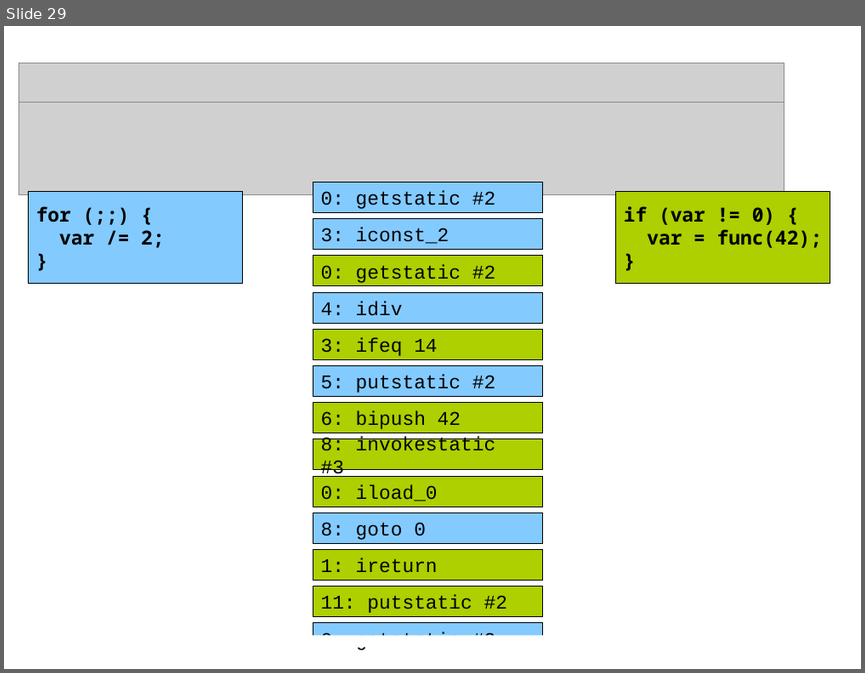
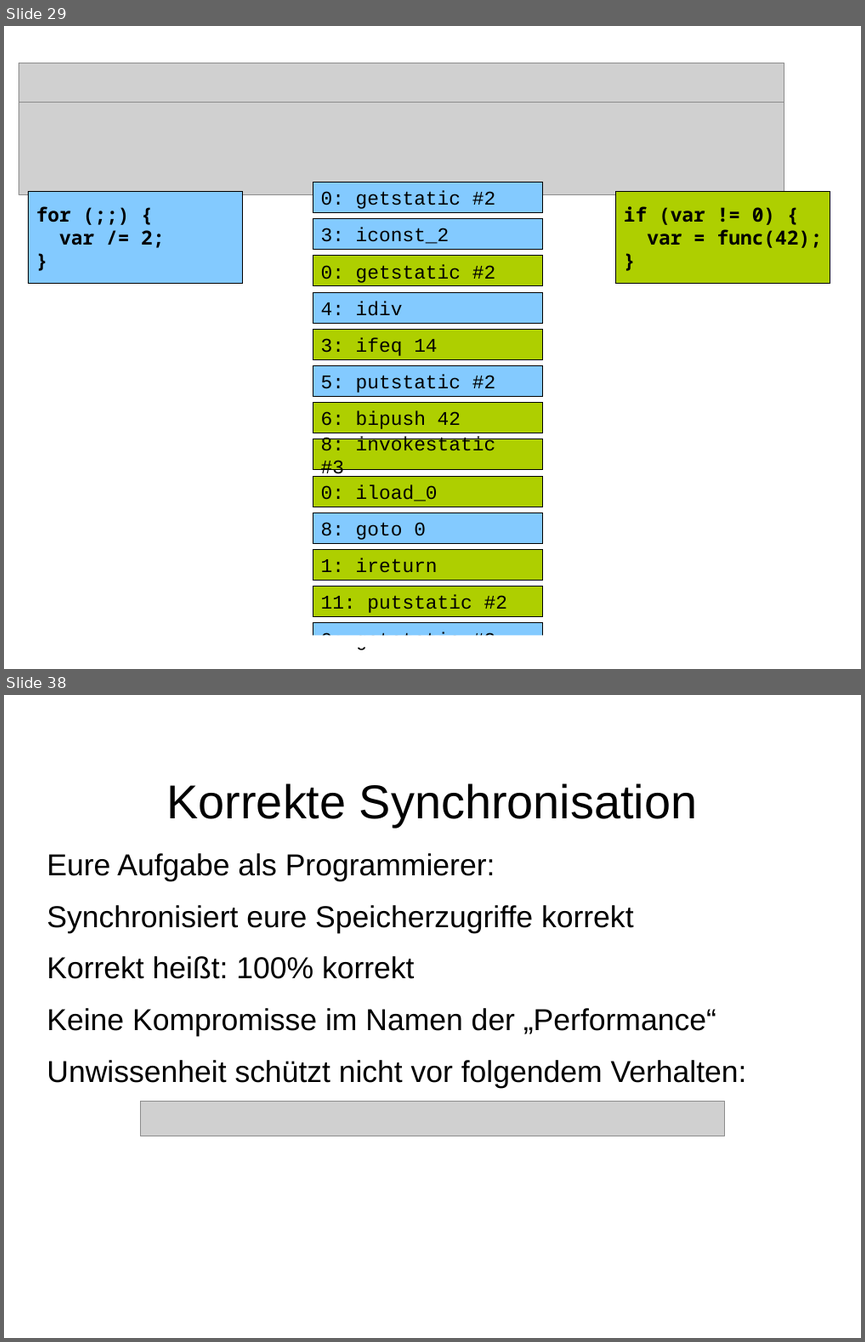
Before and after one commit to dlindner/vorlesung-se2-dhbw, a slide deck: added_2016/Java Memory Model.odp. Shown one above the other, each under a label of ours: slide 29 before the commit, slides 29 and 38 after it; the slides between them are not shown. The pictures are 865x673 and 865x1342 pixels, drawn with LibreOffice and Linux fonts; fonts in the diff are those of the drawing; grey boxes stand for pictures; background and template pictures are left out. Boxes give left, top, right and bottom in pixels: in the first picture for what was removed or moved away, otherwise in the second. Text is boxed around its words. In the diff, an @@ line names an element or a change of style, - is before the commit and + after.

```diff
--- a/added_2016/Java Memory Model.odp
+++ b/added_2016/Java Memory Model.odp
@@ slide 38 added at (x1=4, y1=695, x2=861, y2=1338), background picture (left out) @@
@@ title added at (x1=167, y1=783, x2=697, y2=827), 44 pt, text #000000 @@
+Korrekte Synchronisation
@@ text added at (x1=46, y1=853, x2=747, y2=1088), 28 pt, text #000000 @@
+Eure Aufgabe als Programmierer:
+Synchronisiert eure Speicherzugriffe korrekt
+Korrekt heißt: 100% korrekt
+Keine Kompromisse im Namen der „Performance“
+Unwissenheit schützt nicht vor folgendem Verhalten:
@@ picture added at (x1=140, y1=1100, x2=725, y2=1136) @@
```
Also in this commit, not shown: 2 slides changed, 15 other slides added, 8 slides removed.
